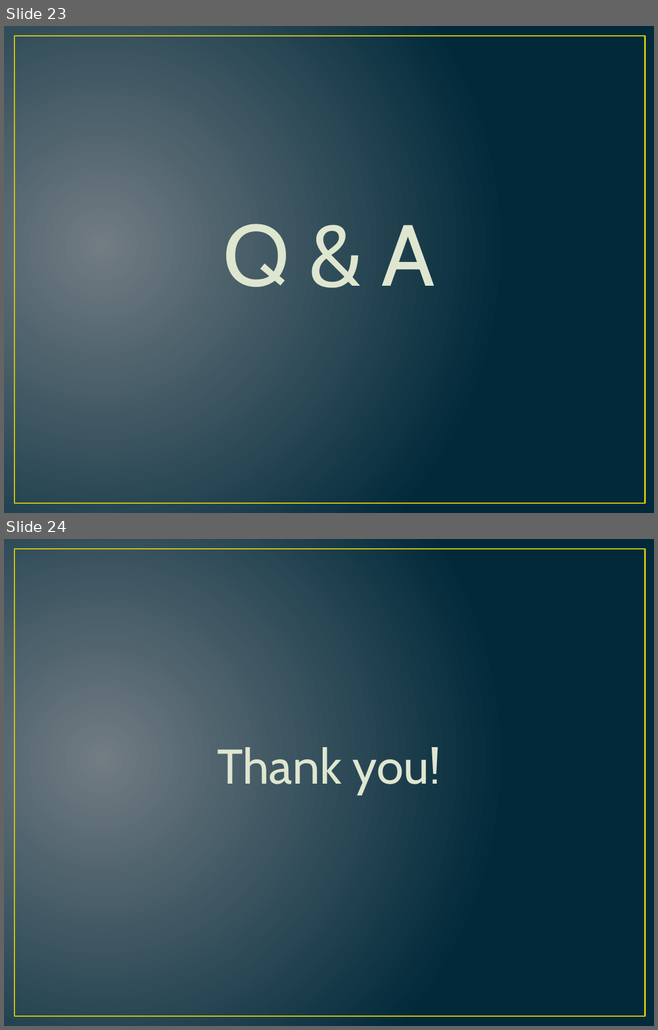
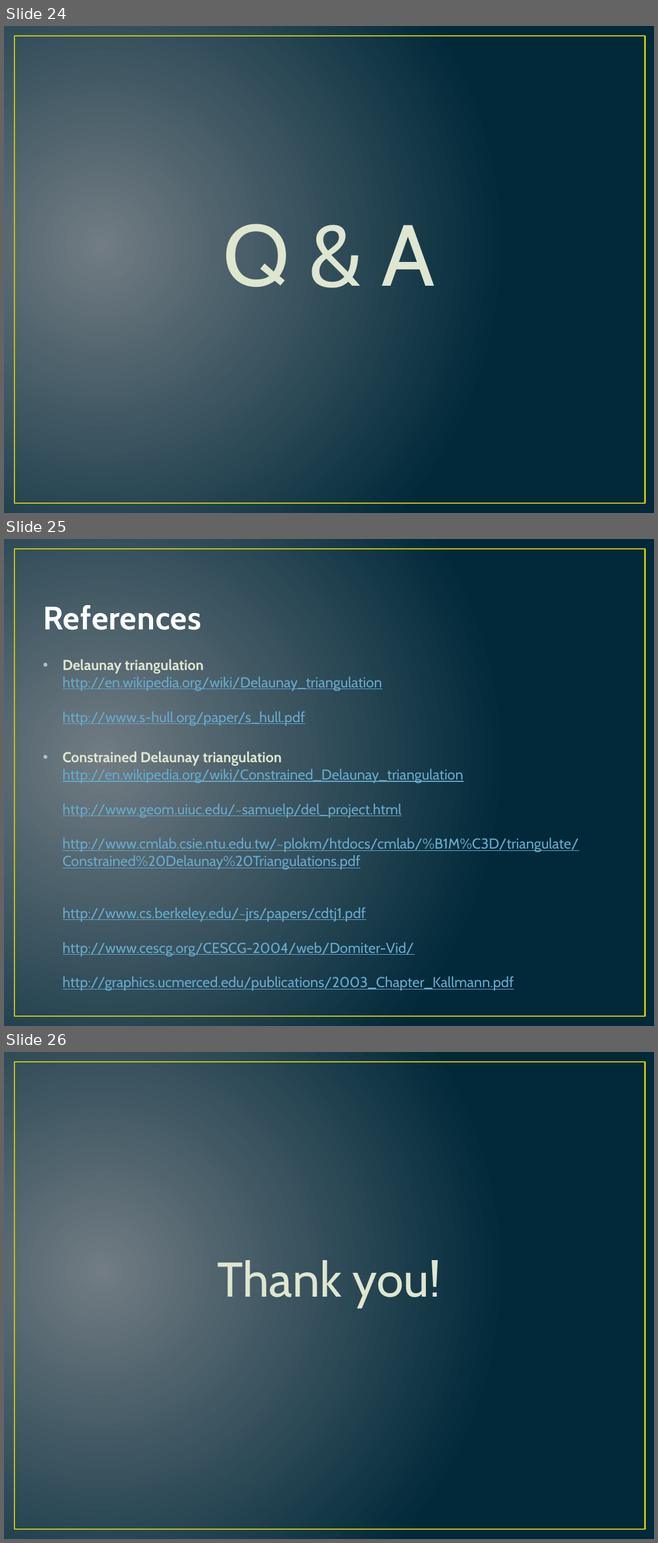
Before and after one commit to hugebdu/jdt-refactored, a slide deck: extra/CDT.pptx. Shown one above the other, each under a label of ours: slides 23 and 24 before the commit, slides 24, 25 and 26 after it. The pictures are 658x1030 and 658x1543 pixels, drawn with LibreOffice and Linux fonts; fonts in the diff are those of the drawing. Boxes give left, top, right and bottom in pixels: in the first picture for what was removed or moved away, otherwise in the second. Text is boxed around its words. In the diff, an @@ line names an element or a change of style, - is before the commit and + after.

Commit message:
Update presentation

```diff
--- a/extra/CDT.pptx
+++ b/extra/CDT.pptx
@@ slide 25 added at (4, 539, 654, 1026), background gradient #717C84 to #01293A; not listed: 1 template element that a slide beside it also shows @@
@@ title added at (43, 605, 201, 630), 36 pt, text #FEFEFE, bold @@
+References
@@ text added at (63, 659, 579, 991), 16 pt, text #66AACD, underline @@
+• Delaunay triangulation
+  http://en.wikipedia.org/wiki/Delaunay_triangulation
+  http://www.s-hull.org/paper/s_hull.pdf
+• Constrained Delaunay triangulation http://en.wikipedia.org/wiki/Constrained_Delaunay_triangulation
+  http://www.geom.uiuc.edu/~samuelp/del_project.html
+  http://www.cmlab.csie.ntu.edu.tw/~plokm/htdocs/cmlab/%B1M%C3D/triangulate/Constrained%20Delaunay%20Triangulations.pdf
+  http://www.cs.berkeley.edu/~jrs/papers/cdtj1.pdf
+  http://www.cescg.org/CESCG-2004/web/Domiter-Vid/
+  http://graphics.ucmerced.edu/publications/2003_Chapter_Kallmann.pdf
@@ what was slide 23 is now slide 24 @@
@@ what was slide 24 is now slide 26 @@
```
Also in this commit, not shown: 1 other slide added.
